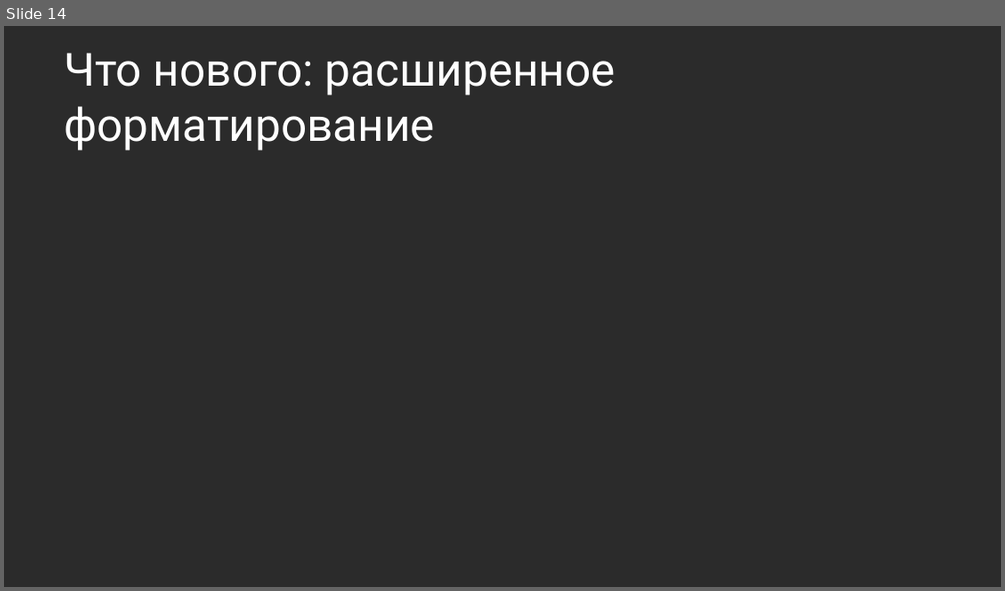
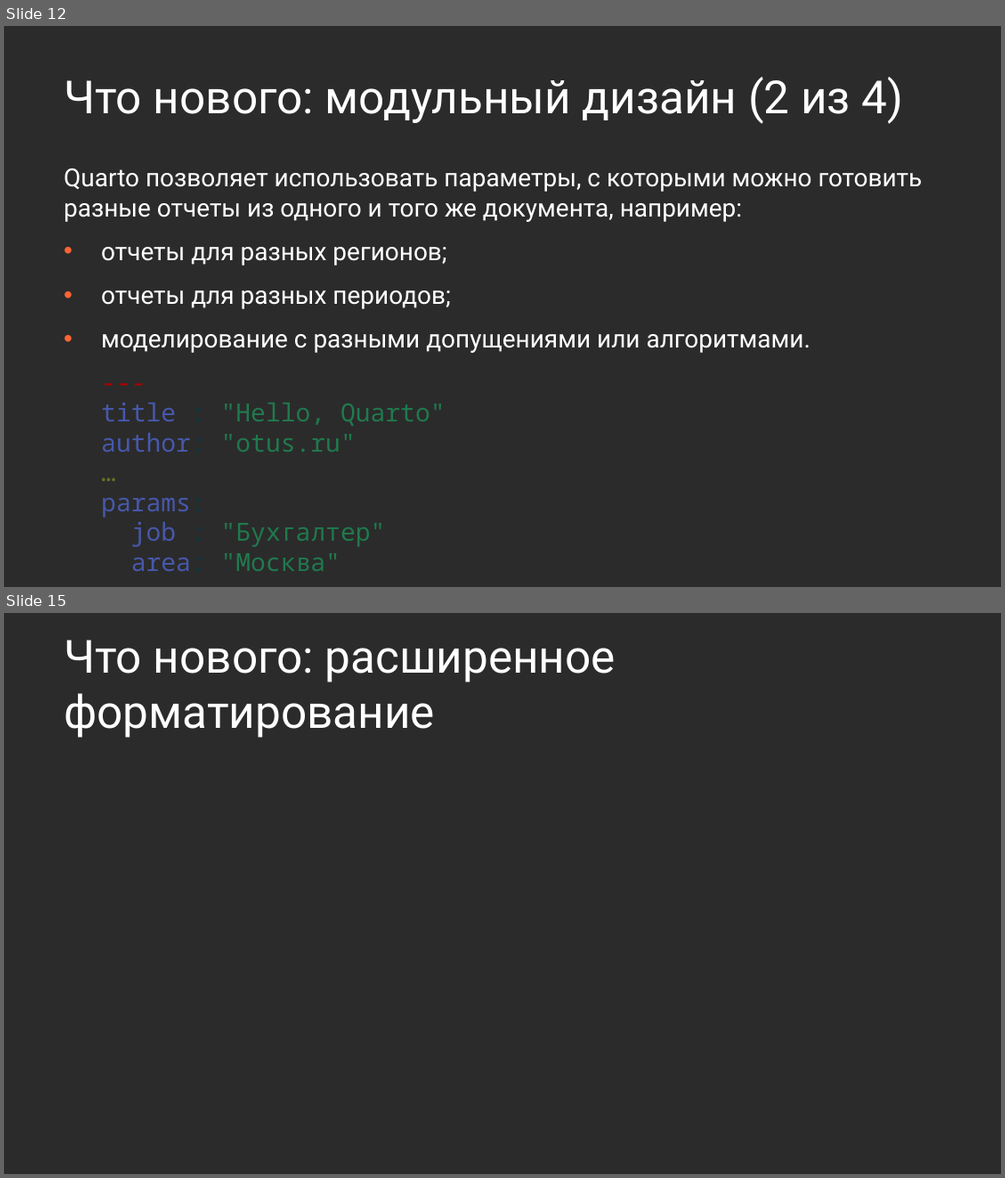
Before and after one commit to Marwolaeth/OTUS_R4DA, a slide deck: 01-Quarto/slides_draft.pptx. Shown one above the other, each under a label of ours: slide 14 before the commit, slides 12 and 15 after it; the slides between them are not shown. The pictures are 1005x591 and 1005x1178 pixels, drawn with LibreOffice and Linux fonts; fonts in the diff are those of the drawing; background and template pictures are left out; a plain dark background stands for a picture behind light text. Boxes give left, top, right and bottom in pixels: in the first picture for what was removed or moved away, otherwise in the second. Text is boxed around its words. In the diff, an @@ line names an element or a change of style, - is before the commit and + after.

```diff
--- a/01-Quarto/slides_draft.pptx
+++ b/01-Quarto/slides_draft.pptx
@@ slide 12 added at [4, 26, 1001, 587], background picture (left out) @@
@@ title added at [64, 77, 904, 124], 33 pt, text #FFFFFF @@
+Что нового: модульный дизайн (2 из 4)
@@ text added at [64, 168, 922, 517], 18 pt, text #FFFFFF @@
+Quarto позволяет использовать параметры, c которыми можно готовить разные отчеты из одного и того же документа, например:
+• отчеты для разных регионов;
+• отчеты для разных периодов;
+• моделирование с разными допущениями или алгоритмами.
+---
+title : "Hello, Quarto"
+author: "otus.ru"
+…
+params:
+job : "Бухгалтер"
+area: "Москва"
+---
@@ what was slide 14 is now slide 15 @@
```
Also in this commit, not shown: 3 slides changed, 2 other slides added, 1 slide removed, 1 other file.
